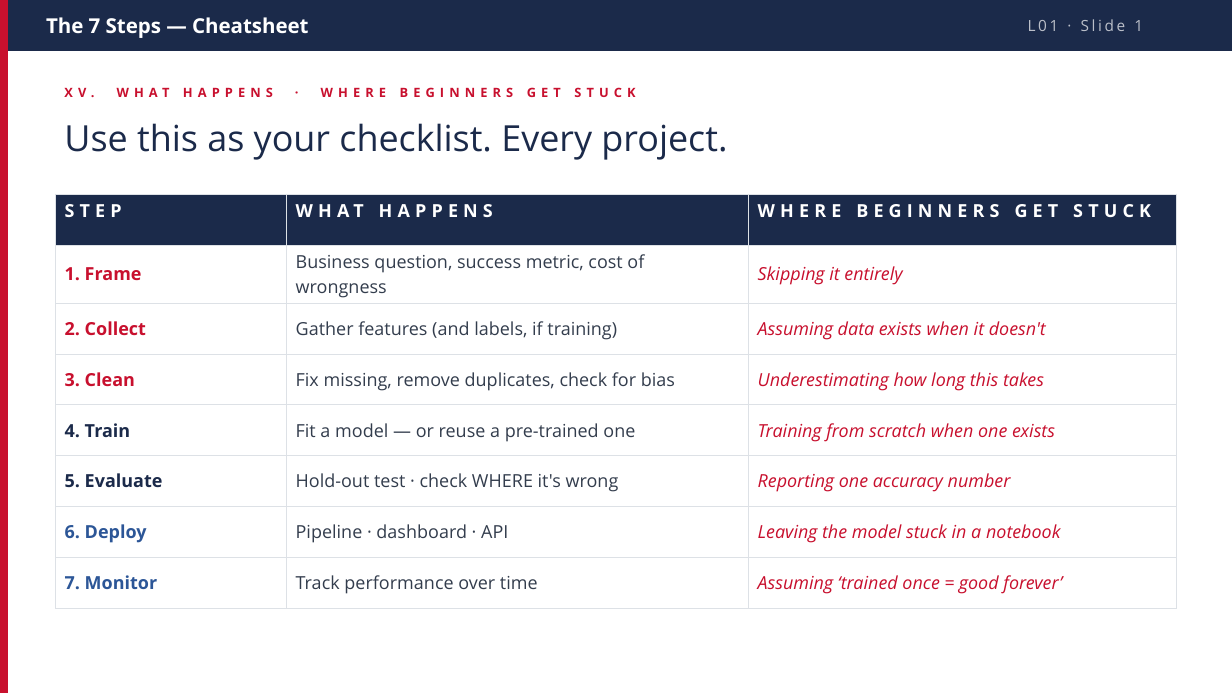
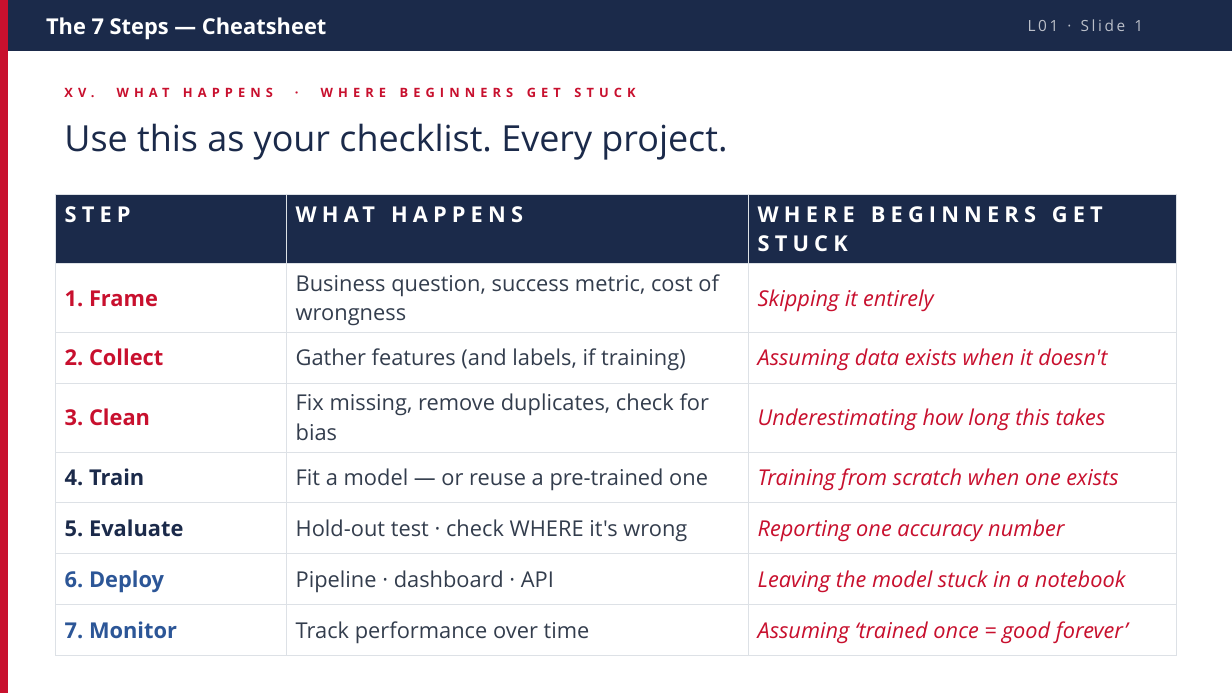
Before and after one commit to flexfengfeng/dsai-m3-ml-genai, a slide deck: slide 18 of L01-intro-ml/slides/L01_slides_ntu_web.pptx. Drawn at 1232x693 pixels with LibreOffice and Linux fonts; fonts in the diff are those of the drawing. Boxes give left, top, right and bottom in pixels: in the first picture for what was removed or moved away, otherwise in the second. Text is boxed around its words. In the diff, an @@ line names an element or a change of style, - is before the commit and + after.

```diff
--- a/L01-intro-ml/slides/L01_slides_ntu_web.pptx
+++ b/L01-intro-ml/slides/L01_slides_ntu_web.pptx
@@ text "The 7 Steps — Cheatsheet" at (x1=46, y1=17, x2=326, y2=40): size 16 to 17 pt @@
@@ table at (x1=55, y1=194, x2=1177, y2=648) @@
@@ size 14 to 17 pt @@
```
Also in this commit, not shown: 21 other slides changed.
